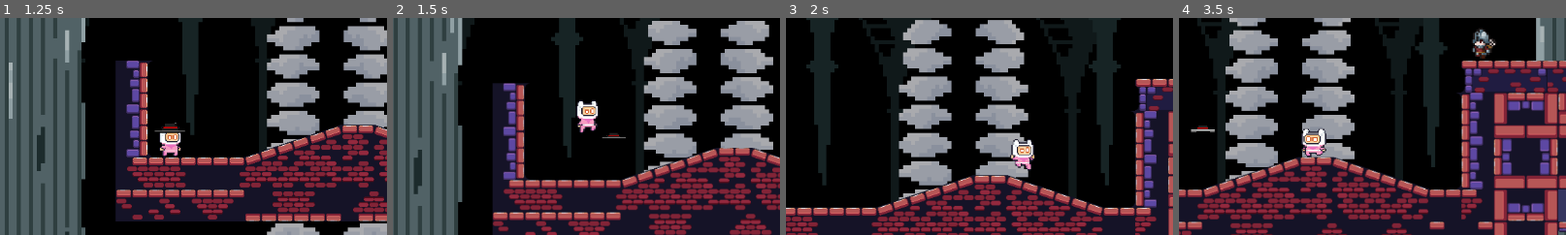
Above: before the commit, frames 1-4 (left to right).
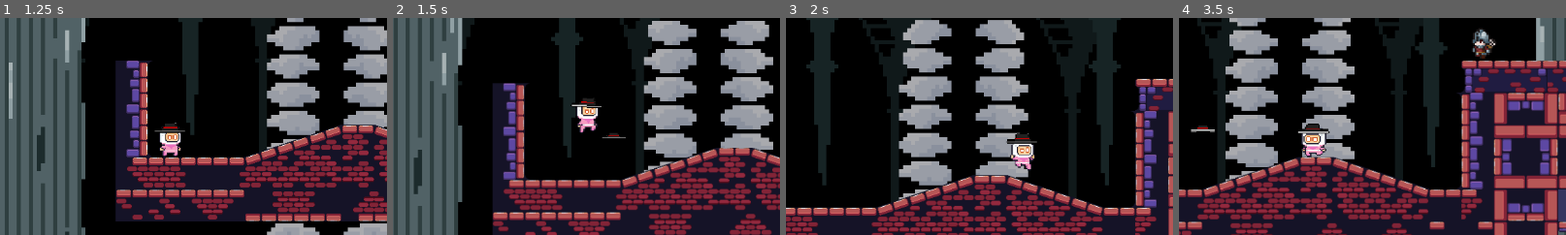
Above: after the commit, the same moments.

Repository: PhantomTrainer2/GameDevPuc
Game: Godot game, scene res://Scenes/menu.tscn
Same seed, same stepped clock (60 frames per second), same inputs: the game is played once before the commit and once after it.
Inputs:
- Up to frame 1 (1.25 s): click "Start" at 0.5 s
- Up to frame 2 (1.5 s): tap Enter (ui_accept) at 1.25 s; hold Right (ui_right) from 1.28 s (still down); tap Z (shoot) at 1.35 s
- Up to frame 3 (2 s): keep holding Right (ui_right); tap Enter (ui_accept) at 1.52 s
- Up to frame 4 (3.5 s): tap Z (shoot) at 2.1, 2.85 s; tap Enter (ui_accept) at 2.27 s; release Right (ui_right) at 2.78 s; hold Left (ui_left) from 2.78 s (still down)
The pictures show only the part of the screen within x 29-79%, y 20-70%; the shares and areas given below are measured in that part.

Frame 1 is identical in both runs. In frame 2, 0.2% of the frame differs, in the area x 45-54%, y 37-42%; in frame 3, 0.2%; in frame 4, 0.3%, in the area x 30-40%, y 48-54%.

Commit message:
HatSprite

Diff:
--- a/TelePlataformerLv1/Scenes/player.tscn
+++ b/TelePlataformerLv1/Scenes/player.tscn
@@ -1,36 +1,36 @@
 [gd_scene load_steps=37 format=3 uid="uid://c0wsr8wvwan15"]
 
 [ext_resource type="Script" uid="uid://ccr8052ev6bdm" path="res://Scripts/character_body_2d.gd" id="1_fkybt"]
-[ext_resource type="Texture2D" uid="uid://c404t0i6bt2lv" path="res://Assets/Main Characters/Pink Man/Double Jump (32x32).png" id="2_3smsa"]
-[ext_resource type="Texture2D" uid="uid://dd8nj20bv8uc5" path="res://Assets/Main Characters/Pink Man/Fall (32x32).png" id="2_x3wgy"]
-[ext_resource type="Texture2D" uid="uid://cock0ig5e7cgl" path="res://Assets/Main Characters/Pink Man/Idle (32x32).png" id="3_3smsa"]
-[ext_resource type="Texture2D" uid="uid://btjsbgdogjhxs" path="res://Assets/Main Characters/Pink Man/Jump (32x32).png" id="4_8erm5"]
-[ext_resource type="Texture2D" uid="uid://bp0evsf1t6oh0" path="res://Assets/Main Characters/Pink Man/Run (32x32).png" id="5_f1ek2"]
+[ext_resource type="Texture2D" uid="uid://dlogfjh4akee3" path="res://Assets/Main Characters/Pink Man/Double Jump (32x32).png" id="2_3smsa"]
+[ext_resource type="Texture2D" uid="uid://dunlyifg4fkxj" path="res://Assets/Main Characters/Pink Man/Fall (32x32).png" id="2_x3wgy"]
+[ext_resource type="Texture2D" uid="uid://dfu7o6a2mtdu6" path="res://Assets/Main Characters/Pink Man/Idle (32x32).png" id="3_3smsa"]
+[ext_resource type="Texture2D" uid="uid://nekr56f2v61r" path="res://Assets/Main Characters/Pink Man/Jump (32x32).png" id="4_8erm5"]
+[ext_resource type="Texture2D" uid="uid://cw1yj82xpyr8g" path="res://Assets/Main Characters/Pink Man/Run (32x32).png" id="5_f1ek2"]
 
 [sub_resource type="RectangleShape2D" id="RectangleShape2D_7dm0k"]
 size = Vector2(34, 43)
 
+[sub_resource type="AtlasTexture" id="AtlasTexture_x3wgy"]
+atlas = ExtResource("2_3smsa")
+region = Rect2(0, 0, 32, 32)
+
+[sub_resource type="AtlasTexture" id="AtlasTexture_3smsa"]
+atlas = ExtResource("2_3smsa")
+region = Rect2(32, 0, 32, 32)
+
 [sub_resource type="AtlasTexture" id="AtlasTexture_8erm5"]
 atlas = ExtResource("2_3smsa")
-region = Rect2(0, 0, 32, 32)
+region = Rect2(64, 0, 32, 32)
 
 [sub_resource type="AtlasTexture" id="AtlasTexture_f1ek2"]
 atlas = ExtResource("2_3smsa")
-region = Rect2(32, 0, 32, 32)
+region = Rect2(96, 0, 32, 32)
 
 [sub_resource type="AtlasTexture" id="AtlasTexture_tx1dd"]
 atlas = ExtResource("2_3smsa")
-region = Rect2(64, 0, 32, 32)
+region = Rect2(128, 0, 32, 32)
 
 [sub_resource type="AtlasTexture" id="AtlasTexture_gymyn"]
-atlas = ExtResource("2_3smsa")
-region = Rect2(96, 0, 32, 32)
-
-[sub_resource type="AtlasTexture" id="AtlasTexture_pu2lt"]
-atlas = ExtResource("2_3smsa")
-region = Rect2(128, 0, 32, 32)
-
-[sub_resource type="AtlasTexture" id="AtlasTexture_ukyrk"]
 atlas = ExtResource("2_3smsa")
 region = Rect2(160, 0, 32, 32)
 
@@ -126,6 +126,12 @@
 animations = [{
 "frames": [{
 "duration": 1.0,
+"texture": SubResource("AtlasTexture_x3wgy")
+}, {
+"duration": 1.0,
+"texture": SubResource("AtlasTexture_3smsa")
+}, {
+"duration": 1.0,
 "texture": SubResource("AtlasTexture_8erm5")
 }, {
 "duration": 1.0,
@@ -136,12 +142,6 @@
 }, {
 "duration": 1.0,
 "texture": SubResource("AtlasTexture_gymyn")
-}, {
-"duration": 1.0,
-"texture": SubResource("AtlasTexture_pu2lt")
-}, {
-"duration": 1.0,
-"texture": SubResource("AtlasTexture_ukyrk")
 }],
 "loop": true,
 "name": &"dj",
@@ -262,7 +262,7 @@
 position = Vector2(9.5, -11.5)
 scale = Vector2(1.59375, 1.71875)
 sprite_frames = SubResource("SpriteFrames_b3802")
-animation = &"idle"
+animation = &"dj"
 autoplay = "idle"
 metadata/_edit_use_anchors_ = true
 
Binary file added: TelePlataformerLv1/Assets/Main Characters/Pink Man/Double Jump (32x32) - nohat.png
Not shown, changed: TelePlataformerLv1/Assets/Main Characters/Pink Man/Double Jump (32x32) - nohat.png.import
Binary file changed: TelePlataformerLv1/Assets/Main Characters/Pink Man/Double Jump (32x32).png
Not shown, changed: TelePlataformerLv1/Assets/Main Characters/Pink Man/Double Jump (32x32).png.import
Not shown, changed: TelePlataformerLv1/Assets/Main Characters/Pink Man/Fall (32x32) - nohat.png.import
Binary file changed: TelePlataformerLv1/Assets/Main Characters/Pink Man/Fall (32x32).png
Not shown, changed: TelePlataformerLv1/Assets/Main Characters/Pink Man/Fall (32x32).png.import
Not shown, changed: TelePlataformerLv1/Assets/Main Characters/Pink Man/Idle (32x32) - nohat.png.import
Not shown, changed: TelePlataformerLv1/Assets/Main Characters/Pink Man/Idle (32x32).png.import
Not shown, changed: TelePlataformerLv1/Assets/Main Characters/Pink Man/Jump (32x32) - nohat.png.import
Binary file changed: TelePlataformerLv1/Assets/Main Characters/Pink Man/Jump (32x32).png
Binary file added: TelePlataformerLv1/Assets/Main Characters/Pink Man/Run (32x32) - nohat.png
(and 3 more such lines)
